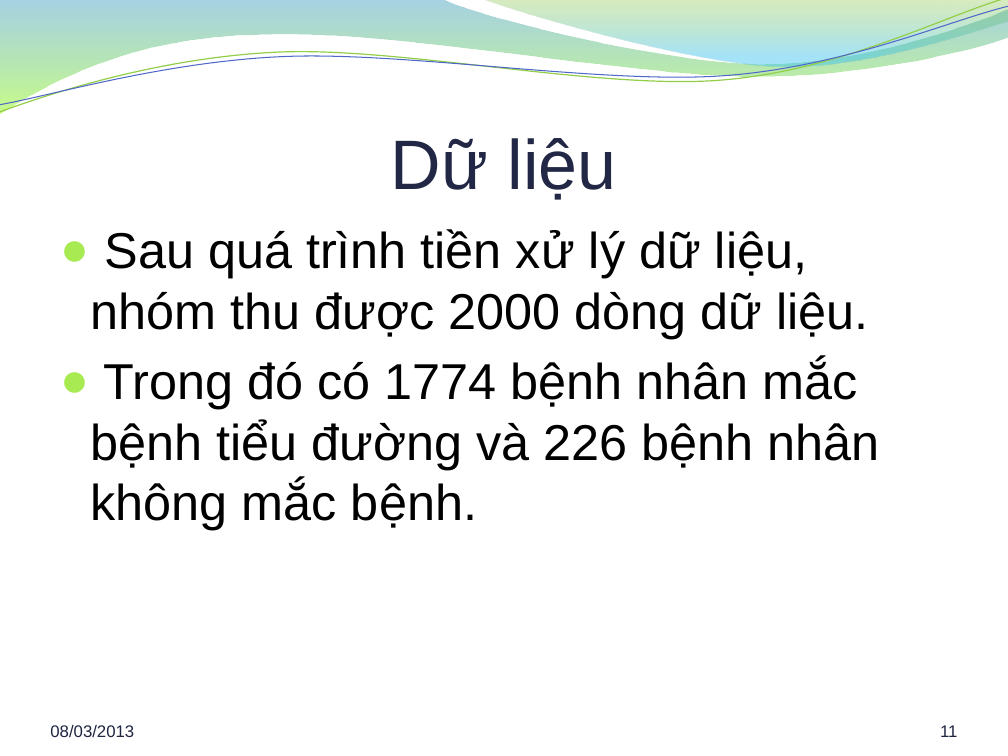
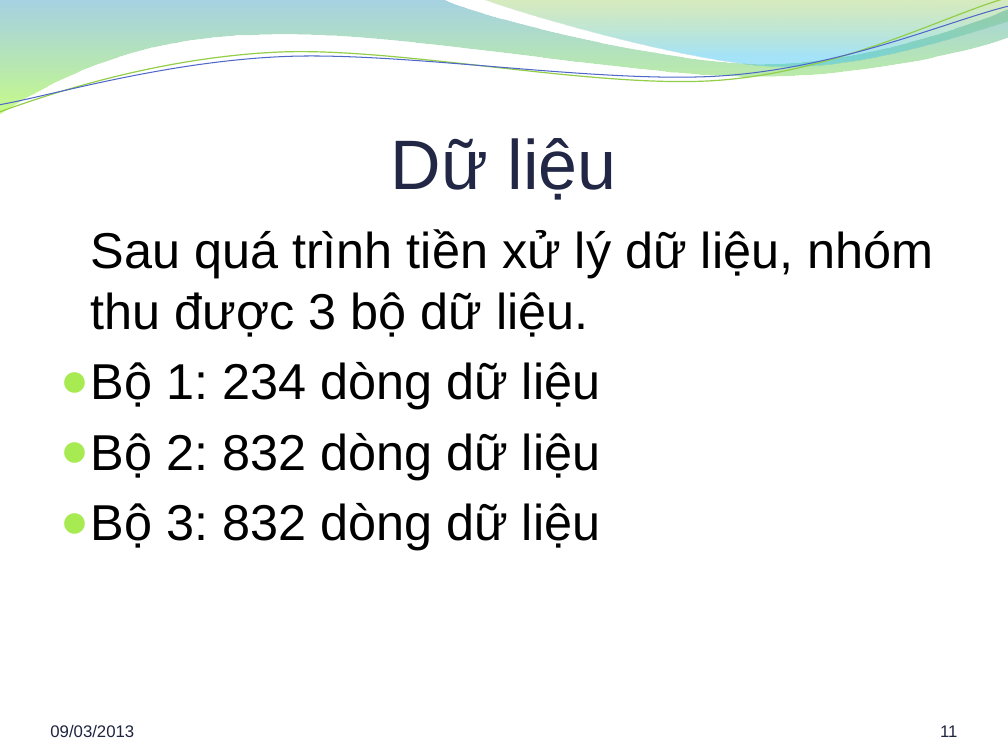
Before and after one commit to hung94it/benhvien, a slide deck: slide 11 of Diabetes/Documents/Report/Bao cao khoa luan.pptx. Drawn at 1008x756 pixels with LibreOffice and Linux fonts; fonts in the diff are those of the drawing; background and template pictures are left out. Boxes give left, top, right and bottom in pixels: in the first picture for what was removed or moved away, otherwise in the second. Text is boxed around its words. In the diff, an @@ line names an element or a change of style, - is before the commit and + after.

```diff
--- a/Diabetes/Documents/Report/Bao cao khoa luan.pptx
+++ b/Diabetes/Documents/Report/Bao cao khoa luan.pptx
@@ text at <box>91,229,933,550</box>: text changed @@
-● Sau quá trình tiền xử lý dữ liệu, nhóm thu được 2000 dòng dữ liệu.
-● Trong đó có 1774 bệnh nhân mắc bệnh tiểu đường và 226 bệnh nhân không mắc bệnh.
+Sau quá trình tiền xử lý dữ liệu, nhóm thu được 3 bộ dữ liệu.
+● Bộ 1: 234 dòng dữ liệu
+● Bộ 2: 832 dòng dữ liệu
+● Bộ 3: 832 dòng dữ liệu
@@ text at <box>50,725,134,737</box>: text changed @@
-08/03/2013
+09/03/2013
```
Also in this commit, not shown: 25 other slides changed, 1 other file.
